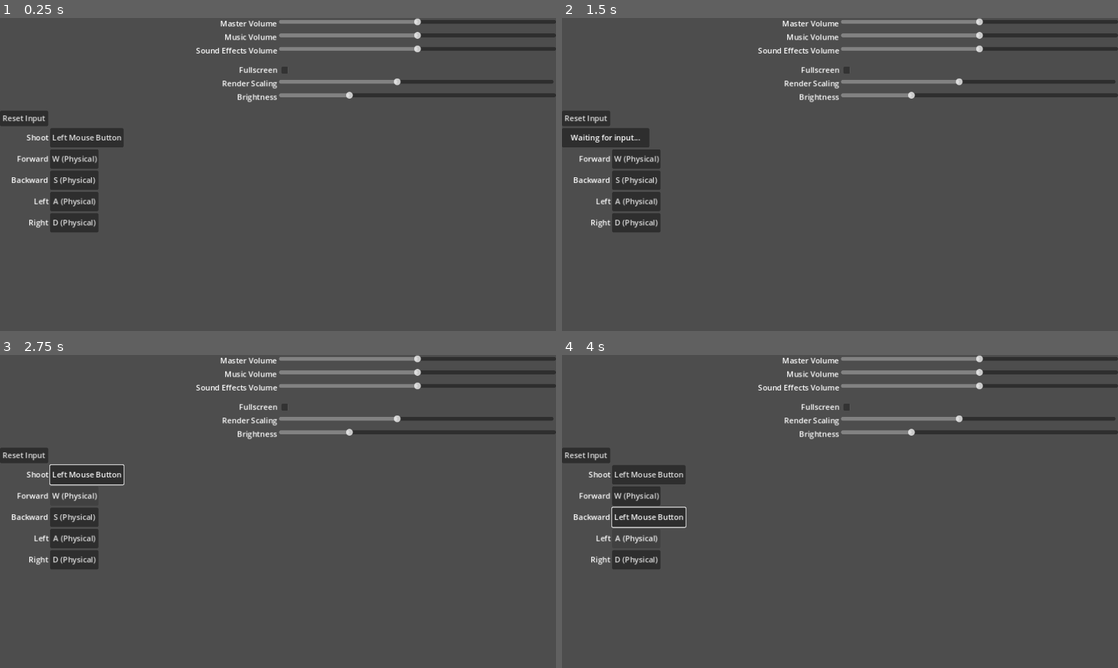
Above: before the commit, frames 1-4 (two rows, left to right).
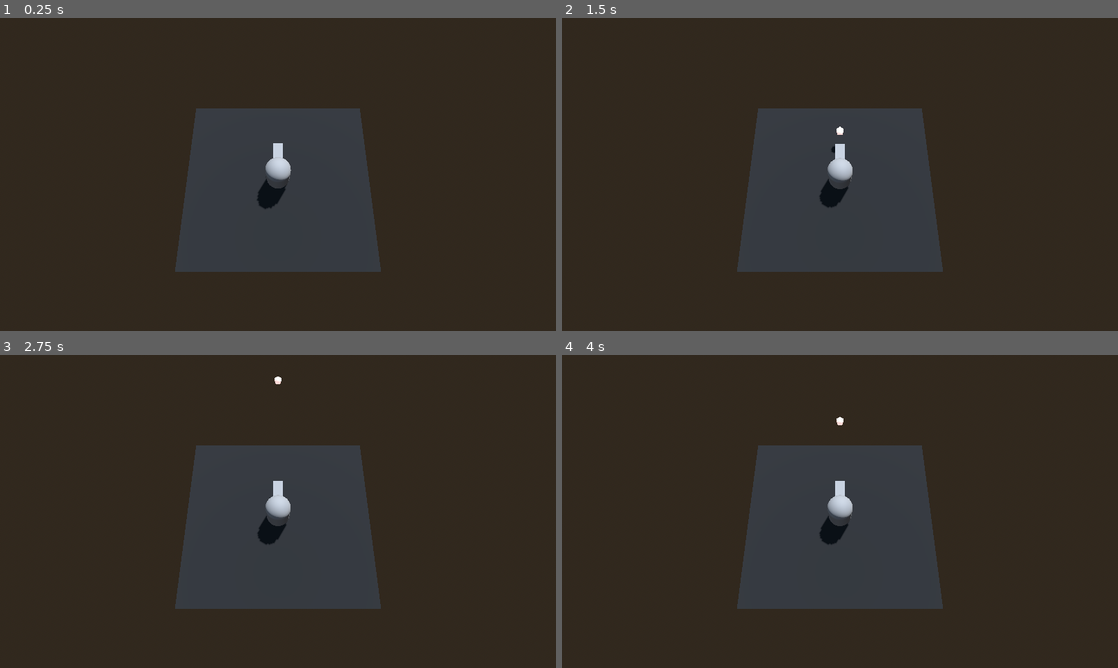
Above: after the commit, the same moments.

Repository: Wiggan/GodotTemplate
Game: Godot game, scene res://test/test_scene.tscn
Same seed, same stepped clock (60 frames per second), same inputs: the game is played once before the commit and once after it. Before the commit the project starts from res://boilerplate/menu/menu_ui.tscn.
Inputs (mouse positions are in pixels of both pictures, inside the frame that each line leads up to):
- Up to frame 1 (0.25 s): no input
- Up to frame 2 (1.5 s): click (584, 118) at 0.5 s, where only the run before the commit has a clickable "Reset Input"; click (650, 136) at 1.25 s, where only the run before the commit has a clickable "Left Mouse Button"
- Up to frame 3 (2.75 s): click (72, 495) at 2 s, where only the run before the commit has a clickable "W (Physical)"
- Up to frame 4 (4 s): click (634, 517) at 2.75 s, where only the run before the commit has a clickable "S (Physical)"; click (634, 539) at 3.5 s, where only the run before the commit has a clickable "A (Physical)"

The runs differ from the first frame. In frame 1, 79% of the frame differs, in the area x 0-100%, y 0-100%; in frame 2, 79%; in frame 3, 80%; in frame 4, 79%.

Commit message:
Added a test character for testing the input rebinding in action. Added transition autoload for handling menu and scene transitions. Not sure this is the best way of handling the menu though

Diff:
--- a/boilerplate/menu/audio_options.gd
+++ b/boilerplate/menu/audio_options.gd
@@ -5,6 +5,7 @@
 	$SFXVolumeSlider.value = Config.sfx_volume
 	$MasterVolumeSlider.value = Config.master_volume
 
+# Set parameter values when config has been read from disk
 func _init():
 	Config.connect("ready", set_initial_values)
 
--- a/boilerplate/menu/audio_options.tscn
+++ b/boilerplate/menu/audio_options.tscn
@@ -3,6 +3,17 @@
 [ext_resource type="Script" path="res://boilerplate/menu/audio_options.gd" id="1_0pmmm"]
 
 [node name="AudioOptions" type="GridContainer"]
+anchors_preset = 8
+anchor_left = 0.5
+anchor_top = 0.5
+anchor_right = 0.5
+anchor_bottom = 0.5
+offset_left = -90.0
+offset_top = -43.0
+offset_right = 90.0
+offset_bottom = 43.0
+grow_horizontal = 2
+grow_vertical = 2
 columns = 2
 script = ExtResource("1_0pmmm")
 
--- a/boilerplate/menu/config.gd
+++ b/boilerplate/menu/config.gd
@@ -15,13 +15,12 @@
 var fullscreen = false
 var brightness = 1
 
-# Game parameters
+# game parameters
 var sensitivity = 1
 var screen_shake = 1
 
 # Load config file on ready
 func _ready():
-	# print(get_property_list())
 	var result = config_file.load(FILE_NAME)
 
 	if result == OK:
@@ -44,6 +43,7 @@
 	config_file.save(FILE_NAME)
 	set(property, value)
 
+# JSON can't handle the various InputEvent types
 func _json_to_input(json):
 	var event
 	if "InputEventKey" == json["type"]:
@@ -64,10 +64,11 @@
 	return controls
 
 func load_config():
-		for property in get_property_list():
-			if config_file.has_section_key(SECTION, property.name):
-				set(property.name, config_file.get_value(SECTION, property.name, get(property.name)))
+	for property in get_property_list():
+		if config_file.has_section_key(SECTION, property.name):
+			set(property.name, config_file.get_value(SECTION, property.name, get(property.name)))
 
 func clear_controls():
-	config_file.erase_section(CONTROL_SECTION)
-	config_file.save(FILE_NAME)
+	if config_file.has_section(CONTROL_SECTION):
+		config_file.erase_section(CONTROL_SECTION)
+		config_file.save(FILE_NAME)
--- a/boilerplate/menu/control_widget.gd
+++ b/boilerplate/menu/control_widget.gd
@@ -15,14 +15,17 @@
 	action_name_label.text = action_name.capitalize()
 	rebind.text = input_name
 
+# JSON can't handle the various InputEvent types
 func _input_to_json(input):
 	var dict = {}
 	if input is InputEventMouseButton:
 		dict["type"] = "InputEventMouseButton"
 		dict["button_index"] = input.button_index
+		dict["pressed"] = input.pressed
 	elif input is InputEventKey:
 		dict["type"] = "InputEventKey"
 		dict["keycode"] = input.keycode
+		dict["pressed"] = input.pressed
 
 	return JSON.stringify(dict)
 
@@ -39,8 +42,13 @@
 			overload_action(event)
 		set_process_input(false)
 		waiting_for_input.visible = false
+
+		# Assigning space immediately opened the rebind panel again, but with deferred it does not.
 		h_box_container.set_deferred("visible", true)
 		rebind.call_deferred("grab_focus")
+
+		# Consume this event so that menu does not close on escape
+		get_viewport().set_input_as_handled()
 
 func _on_rebind_pressed():
 	set_process_input(true)
--- a/boilerplate/menu/controls_options.gd
+++ b/boilerplate/menu/controls_options.gd
@@ -1,3 +1,5 @@
+# Note: Only keyboard and mouse button input is supported at the moment
+
 extends Control
 
 
@@ -10,6 +12,7 @@
 		InputMap.action_erase_events(action)
 		InputMap.action_add_event(action, controls[action])
 
+# Set parameter values when config has been read from disk
 func _init():
 	Config.connect("ready", set_initial_values)
 
--- a/boilerplate/menu/controls_options.tscn
+++ b/boilerplate/menu/controls_options.tscn
@@ -3,6 +3,17 @@
 [ext_resource type="Script" path="res://boilerplate/menu/controls_options.gd" id="1_bg5cx"]
 
 [node name="ControlsOptions" type="GridContainer"]
+anchors_preset = 8
+anchor_left = 0.5
+anchor_top = 0.5
+anchor_right = 0.5
+anchor_bottom = 0.5
+offset_left = -48.5
+offset_top = -15.5
+offset_right = 48.5
+offset_bottom = 15.5
+grow_horizontal = 2
+grow_vertical = 2
 script = ExtResource("1_bg5cx")
 
 [node name="ResetInputButton" type="Button" parent="."]
--- /dev/null
+++ b/boilerplate/menu/menu.gd
@@ -0,0 +1,38 @@
+extends VBoxContainer
+@onready var options = $"../SubMenus/Options"
+@onready var sub_menu_animator = $"../SubMenuAnimator"
+@onready var sub_menus = $"../SubMenus"
+
+
+func _unhandled_key_input(event):
+	if event.is_action_pressed("ui_cancel"):
+		if sub_menus.visible:
+			sub_menu_animator.play("hide_submenu")
+
+			# Consume this event so that menu does not close on escape
+			get_viewport().set_input_as_handled()
+
+
+func _on_resume_pressed():
+	pass # Replace with function body.
+
+
+func _on_start_pressed():
+	pass # Replace with function body.
+
+
+func _on_how_to_play_pressed():
+	options.visible = false
+
+
+func _on_options_pressed():
+	options.visible = true
+	sub_menu_animator.play("show_submenu")
+
+
+func _on_credits_pressed():
+	options.visible = false
+
+
+func _on_exit_pressed():
+	get_tree().quit()
--- a/boilerplate/menu/menu_ui.tscn
+++ b/boilerplate/menu/menu_ui.tscn
@@ -1,22 +1,269 @@
-[gd_scene load_steps=4 format=3 uid="uid://beqa0xujc2w2f"]
+[gd_scene load_steps=9 format=3 uid="uid://beqa0xujc2w2f"]
 
 [ext_resource type="PackedScene" uid="uid://chppy7har4fru" path="res://boilerplate/menu/audio_options.tscn" id="1_5bamj"]
+[ext_resource type="Script" path="res://boilerplate/menu/menu.gd" id="1_lwq7m"]
 [ext_resource type="PackedScene" uid="uid://klpjqkxrnlhd" path="res://boilerplate/menu/video_options.tscn" id="2_cco0b"]
 [ext_resource type="PackedScene" uid="uid://daodlw026jsr" path="res://boilerplate/menu/controls_options.tscn" id="3_ecf5s"]
 
-[node name="MenuUI" type="VBoxContainer"]
+[sub_resource type="Animation" id="Animation_os7k4"]
+length = 0.001
+tracks/0/type = "value"
+tracks/0/imported = false
+tracks/0/enabled = true
+tracks/0/path = NodePath("../MenuItems:modulate")
+tracks/0/interp = 1
+tracks/0/loop_wrap = true
+tracks/0/keys = {
+"times": PackedFloat32Array(0),
+"transitions": PackedFloat32Array(1),
+"update": 0,
+"values": [Color(1, 1, 1, 1)]
+}
+tracks/1/type = "value"
+tracks/1/imported = false
+tracks/1/enabled = true
+tracks/1/path = NodePath("../MenuItems:visible")
+tracks/1/interp = 1
+tracks/1/loop_wrap = true
+tracks/1/keys = {
+"times": PackedFloat32Array(0),
+"transitions": PackedFloat32Array(1),
+"update": 1,
+"values": [false]
+}
+tracks/2/type = "value"
+tracks/2/imported = false
+tracks/2/enabled = true
+tracks/2/path = NodePath(".:visible")
+tracks/2/interp = 1
+tracks/2/loop_wrap = true
+tracks/2/keys = {
+"times": PackedFloat32Array(0),
+"transitions": PackedFloat32Array(1),
+"update": 1,
+"values": [true]
+}
+tracks/3/type = "value"
+tracks/3/imported = false
+tracks/3/enabled = true
+tracks/3/path = NodePath(".:modulate")
+tracks/3/interp = 1
+tracks/3/loop_wrap = true
+tracks/3/keys = {
+"times": PackedFloat32Array(0),
+"transitions": PackedFloat32Array(1),
+"update": 0,
+"values": [Color(1, 1, 1, 0)]
+}
+
+[sub_resource type="Animation" id="Animation_whd1w"]
+resource_name = "hide_submenu"
+length = 0.4
+tracks/0/type = "value"
+tracks/0/imported = false
+tracks/0/enabled = true
+tracks/0/path = NodePath("../MenuItems:modulate")
+tracks/0/interp = 1
+tracks/0/loop_wrap = true
+tracks/0/keys = {
+"times": PackedFloat32Array(0, 0.4),
+"transitions": PackedFloat32Array(1, 1),
+"update": 0,
+"values": [Color(1, 1, 1, 0), Color(1, 1, 1, 1)]
+}
+tracks/1/type = "value"
+tracks/1/imported = false
+tracks/1/enabled = true
+tracks/1/path = NodePath("../MenuItems:visible")
+tracks/1/interp = 1
+tracks/1/loop_wrap = true
+tracks/1/keys = {
+"times": PackedFloat32Array(0),
+"transitions": PackedFloat32Array(1),
+"update": 1,
+"values": [true]
+}
+tracks/2/type = "value"
+tracks/2/imported = false
+tracks/2/enabled = true
+tracks/2/path = NodePath(".:visible")
+tracks/2/interp = 1
+tracks/2/loop_wrap = true
+tracks/2/keys = {
+"times": PackedFloat32Array(0, 0.4),
+"transitions": PackedFloat32Array(1, 1),
+"update": 1,
+"values": [true, false]
+}
+tracks/3/type = "value"
+tracks/3/imported = false
+tracks/3/enabled = true
+tracks/3/path = NodePath(".:modulate")
+tracks/3/interp = 1
+tracks/3/loop_wrap = true
+tracks/3/keys = {
+"times": PackedFloat32Array(0, 0.4),
+"transitions": PackedFloat32Array(1, 1),
+"update": 0,
+"values": [Color(1, 1, 1, 1), Color(1, 1, 1, 0)]
+}
+
+[sub_resource type="Animation" id="Animation_cemkc"]
+resource_name = "show_submenu"
+length = 0.4
+tracks/0/type = "value"
+tracks/0/imported = false
+tracks/0/enabled = true
+tracks/0/path = NodePath("../MenuItems:modulate")
+tracks/0/interp = 1
+tracks/0/loop_wrap = true
+tracks/0/keys = {
+"times": PackedFloat32Array(0, 0.4),
+"transitions": PackedFloat32Array(1, 1),
+"update": 0,
+"values": [Color(1, 1, 1, 1), Color(1, 1, 1, 0)]
+}
+tracks/1/type = "value"
+tracks/1/imported = false
+tracks/1/enabled = true
+tracks/1/path = NodePath("../MenuItems:visible")
+tracks/1/interp = 1
+tracks/1/loop_wrap = true
+tracks/1/keys = {
+"times": PackedFloat32Array(0, 0.4),
+"transitions": PackedFloat32Array(1, 1),
+"update": 1,
+"values": [true, false]
+}
+tracks/2/type = "value"
+tracks/2/imported = false
+tracks/2/enabled = true
+tracks/2/path = NodePath(".:visible")
+tracks/2/interp = 1
+tracks/2/loop_wrap = true
+tracks/2/keys = {
+"times": PackedFloat32Array(0),
+"transitions": PackedFloat32Array(1),
+"update": 1,
+"values": [true]
+}
+tracks/3/type = "value"
+tracks/3/imported = false
+tracks/3/enabled = true
+tracks/3/path = NodePath(".:modulate")
+tracks/3/interp = 1
+tracks/3/loop_wrap = true
+tracks/3/keys = {
+"times": PackedFloat32Array(0, 0.4),
+"transitions": PackedFloat32Array(1, 1),
+"update": 0,
+"values": [Color(1, 1, 1, 0), Color(1, 1, 1, 1)]
+}
+
+[sub_resource type="AnimationLibrary" id="AnimationLibrary_72tno"]
+_data = {
+"RESET": SubResource("Animation_os7k4"),
+"hide_submenu": SubResource("Animation_whd1w"),
+"show_submenu": SubResource("Animation_cemkc")
+}
+
+[node name="MenuUI" type="Control"]
+layout_mode = 3
 anchors_preset = 15
 anchor_right = 1.0
 anchor_bottom = 1.0
 grow_horizontal = 2
 grow_vertical = 2
-theme_override_constants/separation = 16
-
-[node name="AudioOptions" parent="." instance=ExtResource("1_5bamj")]
-layout_mode = 2
-
-[node name="VideoOptions" parent="." instance=ExtResource("2_cco0b")]
-layout_mode = 2
-
-[node name="ControlsOptions" parent="." instance=ExtResource("3_ecf5s")]
-layout_mode = 2
+mouse_filter = 2
+
+[node name="MenuItems" type="VBoxContainer" parent="."]
+visible = false
+custom_minimum_size = Vector2(300, 500)
+layout_mode = 1
+anchors_preset = 8
+anchor_left = 0.5
+anchor_top = 0.5
+anchor_right = 0.5
+anchor_bottom = 0.5
+offset_left = -4.0
+offset_top = -4.0
+offset_right = 4.0
+offset_bottom = 4.0
+grow_horizontal = 2
+grow_vertical = 2
+theme_override_constants/separation = 20
+script = ExtResource("1_lwq7m")
+
+[node name="Resume" type="Button" parent="MenuItems" groups=["Button"]]
+layout_mode = 2
+text = "Resume"
+
+[node name="Start" type="Button" parent="MenuItems" groups=["Button"]]
+layout_mode = 2
+text = "Start"
+
+[node name="HowToPlay" type="Button" parent="MenuItems" groups=["Button"]]
+layout_mode = 2
+text = "How To Play"
+
+[node name="Options" type="Button" parent="MenuItems" groups=["Button"]]
+layout_mode = 2
+text = "Options"
+
+[node name="Credits" type="Button" parent="MenuItems" groups=["Button"]]
+layout_mode = 2
+text = "Credits"
+
+[node name="Exit" type="Button" parent="MenuItems" groups=["Button"]]
+layout_mode = 2
+text = "Exit"
+
+[node name="SubMenus" type="Control" parent="."]
+modulate = Color(1, 1, 1, 0)
+layout_mode = 1
+anchors_preset = 15
+anchor_right = 1.0
+anchor_bottom = 1.0
+grow_horizontal = 2
+grow_vertical = 2
+mouse_filter = 2
+
+[node name="Options" type="TabContainer" parent="SubMenus"]
+layout_mode = 1
+anchors_preset = 8
+anchor_left = 0.5
+anchor_top = 0.5
+anchor_right = 0.5
+anchor_bottom = 0.5
+offset_left = -251.5
+offset_top = -225.0
+offset_right = 251.5
+offset_bottom = 225.0
+grow_horizontal = 2
+grow_vertical = 2
+
+[node name="Audio" parent="SubMenus/Options" instance=ExtResource("1_5bamj")]
+layout_mode = 2
+theme_override_constants/h_separation = 10
+theme_override_constants/v_separation = 10
+
+[node name="Video" parent="SubMenus/Options" instance=ExtResource("2_cco0b")]
+visible = false
+layout_mode = 2
+
+[node name="Controls" parent="SubMenus/Options" instance=ExtResource("3_ecf5s")]
+visible = false
+layout_mode = 2
+
+[node name="SubMenuAnimator" type="AnimationPlayer" parent="."]
+root_node = NodePath("../SubMenus")
+libraries = {
+"": SubResource("AnimationLibrary_72tno")
+}
+
+[connection signal="pressed" from="MenuItems/Resume" to="MenuItems" method="_on_resume_pressed"]
+[connection signal="pressed" from="MenuItems/Start" to="MenuItems" method="_on_start_pressed"]
+[connection signal="pressed" from="MenuItems/HowToPlay" to="MenuItems" method="_on_how_to_play_pressed"]
+[connection signal="pressed" from="MenuItems/Options" to="MenuItems" method="_on_options_pressed"]
+[connection signal="pressed" from="MenuItems/Credits" to="MenuItems" method="_on_credits_pressed"]
+[connection signal="pressed" from="MenuItems/Exit" to="MenuItems" method="_on_exit_pressed"]
--- a/boilerplate/menu/video_options.gd
+++ b/boilerplate/menu/video_options.gd
@@ -6,6 +6,7 @@
 	$ScalingContainer/ScalingSlider.value = Config.render_scale
 	$BrightnessSlider.value = Config.brightness
 
+# Set parameter values when config has been read from disk
 func _init():
 	Config.connect("ready", set_initial_values)
 
--- a/boilerplate/menu/video_options.tscn
+++ b/boilerplate/menu/video_options.tscn
@@ -3,6 +3,19 @@
 [ext_resource type="Script" path="res://boilerplate/menu/video_options.gd" id="1_0ksy2"]
 
 [node name="VideoOptions" type="GridContainer"]
+anchors_preset = 8
+anchor_left = 0.5
+anchor_top = 0.5
+anchor_right = 0.5
+anchor_bottom = 0.5
+offset_left = -71.0
+offset_top = -43.0
+offset_right = 71.0
+offset_bottom = 43.0
+grow_horizontal = 2
+grow_vertical = 2
+size_flags_horizontal = 4
+size_flags_vertical = 4
 columns = 2
 script = ExtResource("1_0ksy2")
 
--- /dev/null
+++ b/boilerplate/transition/blur_background.gdshader
@@ -0,0 +1,8 @@
+shader_type canvas_item;
+
+uniform float lod: hint_range(0.0, 5) = 0.0;
+uniform sampler2D SCREEN_TEXTURE : hint_screen_texture, filter_linear_mipmap;
+
+void fragment(){
+	COLOR.rgb = textureLod(SCREEN_TEXTURE, SCREEN_UV, lod).rgb;
+}
--- /dev/null
+++ b/boilerplate/transition/transition.tscn
@@ -0,0 +1,170 @@
+[gd_scene load_steps=9 format=3 uid="uid://vrh3hi53dtkh"]
+
+[ext_resource type="Script" path="res://boilerplate/transition/transition_manager.gd" id="1_wf7mn"]
+[ext_resource type="Shader" path="res://boilerplate/transition/blur_background.gdshader" id="2_10sk7"]
+[ext_resource type="PackedScene" uid="uid://beqa0xujc2w2f" path="res://boilerplate/menu/menu_ui.tscn" id="3_sk8m6"]
+
+[sub_resource type="ShaderMaterial" id="ShaderMaterial_aeprx"]
+shader = ExtResource("2_10sk7")
+shader_parameter/lod = 0.0
+
+[sub_resource type="Animation" id="Animation_2tdnb"]
+length = 0.001
+tracks/0/type = "value"
+tracks/0/imported = false
+tracks/0/enabled = true
+tracks/0/path = NodePath(".:visible")
+tracks/0/interp = 1
+tracks/0/loop_wrap = true
+tracks/0/keys = {
+"times": PackedFloat32Array(0),
+"transitions": PackedFloat32Array(1),
+"update": 1,
+"values": [false]
+}
+tracks/1/type = "value"
+tracks/1/imported = false
+tracks/1/enabled = true
+tracks/1/path = NodePath(".:modulate")
+tracks/1/interp = 1
+tracks/1/loop_wrap = true
+tracks/1/keys = {
+"times": PackedFloat32Array(0),
+"transitions": PackedFloat32Array(1),
+"update": 0,
+"values": [Color(1, 1, 1, 0)]
+}
+tracks/2/type = "value"
+tracks/2/imported = false
+tracks/2/enabled = true
+tracks/2/path = NodePath(".:material:shader_parameter/lod")
+tracks/2/interp = 1
+tracks/2/loop_wrap = true
+tracks/2/keys = {
+"times": PackedFloat32Array(0),
+"transitions": PackedFloat32Array(1),
+"update": 0,
+"values": [0.0]
+}
+
+[sub_resource type="Animation" id="Animation_ffhcy"]
+resource_name = "hide"
+length = 0.4
+tracks/0/type = "value"
+tracks/0/imported = false
+tracks/0/enabled = true
+tracks/0/path = NodePath(".:visible")
+tracks/0/interp = 1
+tracks/0/loop_wrap = true
+tracks/0/keys = {
+"times": PackedFloat32Array(0.4),
+"transitions": PackedFloat32Array(1),
+"update": 1,
+"values": [false]
+}
+tracks/1/type = "value"
+tracks/1/imported = false
+tracks/1/enabled = true
+tracks/1/path = NodePath(".:modulate")
+tracks/1/interp = 1
+tracks/1/loop_wrap = true
+tracks/1/keys = {
+"times": PackedFloat32Array(0, 0.4),
+"transitions": PackedFloat32Array(1, 1),
+"update": 0,
+"values": [Color(1, 1, 1, 1), Color(1, 1, 1, 0)]
+}
+tracks/2/type = "value"
+tracks/2/imported = false
+tracks/2/enabled = true
+tracks/2/path = NodePath(".:material:shader_parameter/lod")
+tracks/2/interp = 1
+tracks/2/loop_wrap = true
+tracks/2/keys = {
+"times": PackedFloat32Array(0, 0.4),
+"transitions": PackedFloat32Array(1, 1),
+"update": 0,
+"values": [2.0, 0.0]
+}
+
+[sub_resource type="Animation" id="Animation_0rrxs"]
+resource_name = "show"
+length = 0.4
+tracks/0/type = "value"
+tracks/0/imported = false
+tracks/0/enabled = true
+tracks/0/path = NodePath(".:visible")
+tracks/0/interp = 1
+tracks/0/loop_wrap = true
+tracks/0/keys = {
+"times": PackedFloat32Array(0),
+"transitions": PackedFloat32Array(1),
+"update": 1,
+"values": [true]
+}
+tracks/1/type = "value"
+tracks/1/imported = false
+tracks/1/enabled = true
+tracks/1/path = NodePath(".:modulate")
+tracks/1/interp = 1
+tracks/1/loop_wrap = true
+tracks/1/keys = {
+"times": PackedFloat32Array(0, 0.4),
+"transitions": PackedFloat32Array(1, 1),
+"update": 0,
+"values": [Color(1, 1, 1, 0), Color(1, 1, 1, 1)]
+}
+tracks/2/type = "value"
+tracks/2/imported = false
+tracks/2/enabled = true
+tracks/2/path = NodePath(".:material:shader_parameter/lod")
+tracks/2/interp = 1
+tracks/2/loop_wrap = true
+tracks/2/keys = {
+"times": PackedFloat32Array(0, 0.4),
+"transitions": PackedFloat32Array(1, 1),
+"update": 0,
+"values": [0.0, 2.0]
+}
+
+[sub_resource type="AnimationLibrary" id="AnimationLibrary_coqq7"]
+_data = {
+"RESET": SubResource("Animation_2tdnb"),
+"hide": SubResource("Animation_ffhcy"),
+"show": SubResource("Animation_0rrxs")
+}
+
+[node name="Transition" type="Control"]
+layout_mode = 3
+anchors_preset = 15
+anchor_right = 1.0
+anchor_bottom = 1.0
+grow_horizontal = 2
+grow_vertical = 2
+size_flags_horizontal = 3
+size_flags_vertical = 3
+mouse_filter = 2
+script = ExtResource("1_wf7mn")
+
+[node name="Menu" type="ColorRect" parent="."]
+visible = false
+modulate = Color(1, 1, 1, 0)
+material = SubResource("ShaderMaterial_aeprx")
+layout_mode = 1
+anchors_preset = 15
+anchor_right = 1.0
+anchor_bottom = 1.0
+grow_horizontal = 2
+grow_vertical = 2
+
+[node name="MenuUI" parent="Menu" instance=ExtResource("3_sk8m6")]
+layout_mode = 1
+offset_left = -251.5
+offset_top = -225.0
+offset_right = 251.5
+offset_bottom = 225.0
+
+[node name="MenuAnimation" type="AnimationPlayer" parent="Menu"]
+libraries = {
+"": SubResource("AnimationLibrary_coqq7")
+}
--- /dev/null
+++ b/boilerplate/transition/transition_manager.gd
@@ -0,0 +1,20 @@
+extends Control
+
+@onready var menu_animation = $Menu/MenuAnimation
+@onready var menu = $Menu
+
+
+# Called when the node enters the scene tree for the first time.
+func _ready():
+	pass # Replace with function body.
+
+func _unhandled_key_input(event):
+	if event.is_action_pressed("ui_cancel"):
+		if menu.visible:
+			menu_animation.play("hide")
+		else:
+			menu_animation.play("show")
+
+func hide_menu():
+	if menu.visible:
+		menu_animation.play("hide")
--- a/project.godot
+++ b/project.godot
@@ -11,7 +11,7 @@
 [application]
 
 config/name="Template"
-run/main_scene="res://boilerplate/menu/menu_ui.tscn"
+run/main_scene="res://test/test_scene.tscn"
 config/features=PackedStringArray("4.0", "Forward Plus")
 config/icon="res://icon.svg"
 
@@ -23,6 +23,7 @@
 
 Config="*res://boilerplate/menu/config.gd"
 Env="*res://boilerplate/env.tscn"
+Transition="*res://boilerplate/transition/transition.tscn"
 
 [display]
 
@@ -33,6 +34,11 @@
 shoot={
 "deadzone": 0.5,
 "events": [Object(InputEventMouseButton,"resource_local_to_scene":false,"resource_name":"","device":-1,"window_id":0,"a …(239 unchanged characters)…
+]
+}
+jump={
+"deadzone": 0.5,
+"events": [Object(InputEventKey,"resource_local_to_scene":false,"resource_name":"","device":-1,"window_id":0,"alt_pressed":false,"shift_pressed":false,"ctrl_pressed":false,"meta_pressed":false,"pressed":false,"keycode":0,"physical_keycode":32,"key_label":0,"unicode":32,"echo":false,"script":null)
 ]
 }
 forward={
@@ -55,3 +61,7 @@
 "events": [Object(InputEventKey,"resource_local_to_scene":false,"resource_name":"","device":-1,"window_id":0,"alt_pressed":false,"shift_pressed":false,"ctrl_pressed":false,"meta_pressed":false,"pressed":false,"keycode":0,"physical_keycode":68,"key_label":0,"unicode":100,"echo":false,"script":null)
 ]
 }
+
+[rendering]
+
+anti_aliasing/quality/screen_space_aa=1
--- /dev/null
+++ b/test/bullet.gd
@@ -0,0 +1,11 @@
+extends Node3D
+
+const SPEED = 10
+
+# Called every frame. 'delta' is the elapsed time since the previous frame.
+func _physics_process(delta):
+	global_position += delta * basis.z * SPEED
+
+
+func _on_timer_timeout():
+	queue_free()
--- /dev/null
+++ b/test/bullet.tscn
@@ -0,0 +1,28 @@
+[gd_scene load_steps=4 format=3 uid="uid://dvl5lt6jlkku4"]
+
+[ext_resource type="Script" path="res://test/bullet.gd" id="1_mkk3k"]
+
+[sub_resource type="ORMMaterial3D" id="ORMMaterial3D_u8mjd"]
+albedo_color = Color(1, 0.4, 0.4, 1)
+emission_enabled = true
+emission = Color(1, 0.85098, 0.839216, 1)
+
+[sub_resource type="SphereMesh" id="SphereMesh_xhgjf"]
+material = SubResource("ORMMaterial3D_u8mjd")
+radius = 0.2
+height = 0.4
+radial_segments = 5
+rings = 2
+
+[node name="bullet" type="Node3D"]
+script = ExtResource("1_mkk3k")
+
+[node name="MeshInstance3D" type="MeshInstance3D" parent="."]
+mesh = SubResource("SphereMesh_xhgjf")
+
+[node name="Timer" type="Timer" parent="."]
+wait_time = 10.0
+one_shot = true
+autostart = true
+
+[connection signal="timeout" from="Timer" to="." method="_on_timer_timeout"]
--- /dev/null
+++ b/test/character.gd
@@ -0,0 +1,40 @@
+extends CharacterBody3D
+const bullet_scene = preload("res://test/bullet.tscn")
+@onready var gun = $Gun
+
+const SPEED = 5.0
+const JUMP_VELOCITY = 4.5
+
+# Get the gravity from the project settings to be synced with RigidBody nodes.
+var gravity = ProjectSettings.get_setting("physics/3d/default_gravity")
+
+func _unhandled_input(event):
+	if event.is_action_pressed("shoot"):
+		var bullet = bullet_scene.instantiate()
+		add_sibling(bullet)
+		bullet.set_deferred("global_position", gun.global_position)
+		bullet.call_deferred("look_at", gun.global_position + gun.basis.z)
+
+
+func _physics_process(delta):
+	# Add the gravity.
+	if not is_on_floor():
+		velocity.y -= gravity * delta
+
+	# Handle Jump.
+	if Input.is_action_just_pressed("jump") and is_on_floor():
+		velocity.y = JUMP_VELOCITY
+
+	# Get the input direction and handle the movement/deceleration.
+	# As good practice, you should replace UI actions with custom gameplay actions.
+	var input_dir = Input.get_vector("left", "right", "forward", "backward")
+	var direction = (transform.basis * Vector3(input_dir.x, 0, input_dir.y)).normalized()
+	if direction:
+		velocity.x = direction.x * SPEED
+		velocity.z = direction.z * SPEED
+		gun.look_at(global_position + Vector3(direction.x, 0, direction.z))
+	else:
+		velocity.x = move_toward(velocity.x, 0, SPEED)
+		velocity.z = move_toward(velocity.z, 0, SPEED)
+
+	move_and_slide()
--- a/test/test_scene.tscn
+++ b/test/test_scene.tscn
@@ -1,7 +1,16 @@
-[gd_scene load_steps=2 format=3 uid="uid://c4kfs42u6hrrk"]
+[gd_scene load_steps=6 format=3 uid="uid://c4kfs42u6hrrk"]
+
+[ext_resource type="Script" path="res://test/character.gd" id="1_vo1vl"]
 
 [sub_resource type="ORMMaterial3D" id="ORMMaterial3D_0ttly"]
 albedo_color = Color(0.32549, 0.32549, 0.32549, 1)
+
+[sub_resource type="CapsuleShape3D" id="CapsuleShape3D_dhcue"]
+
+[sub_resource type="CapsuleMesh" id="CapsuleMesh_qtmao"]
+
+[sub_resource type="BoxMesh" id="BoxMesh_j5h02"]
+size = Vector3(0.418, 0.441, 1)
 
 [node name="test_scene" type="Node3D"]
 
@@ -10,8 +19,26 @@
 shadow_enabled = true
 
 [node name="CSGBox3D" type="CSGBox3D" parent="."]
-size = Vector3(6.181, 1, 1)
+use_collision = true
+size = Vector3(8.45493, 1, 7.72702)
 material = SubResource("ORMMaterial3D_0ttly")
 
 [node name="Camera3D" type="Camera3D" parent="."]
-transform = Transform3D(0.877583, -0.229849, 0.420735, 0, 0.877583, 0.479426, -0.479426, -0.420736, 0.770151, 2.2864, 2.60534, 4.18523)
+transform = Transform3D(1, 0, 0, 0, 0.282341, 0.959314, 0, -0.959314, 0.282341, 0, 9.63976, 2.397)
+
+[node name="CharacterBody3D" type="CharacterBody3D" parent="."]
+transform = Transform3D(1, 0, 0, 0, 1, 0, 0, 0, 1, 0, 1.9274, 0)
+script = ExtResource("1_vo1vl")
+
+[node name="CollisionShape3D" type="CollisionShape3D" parent="CharacterBody3D"]
+shape = SubResource("CapsuleShape3D_dhcue")
+
+[node name="MeshInstance3D" type="MeshInstance3D" parent="CharacterBody3D"]
+mesh = SubResource("CapsuleMesh_qtmao")
+
+[node name="Gun" type="Node3D" parent="CharacterBody3D"]
+
+[node name="MeshInstance3D2" type="MeshInstance3D" parent="CharacterBody3D/Gun"]
+transform = Transform3D(1, 0, 0, 0, 1, 0, 0, 0, 1, 0, 0, -0.774273)
+mesh = SubResource("BoxMesh_j5h02")
+skeleton = NodePath("../..")
